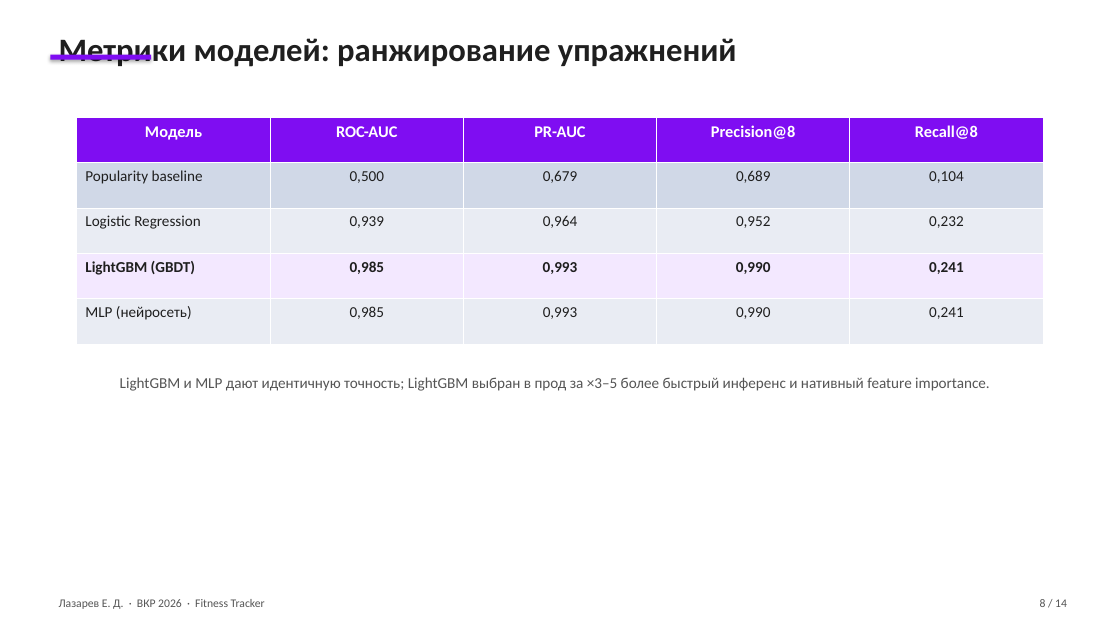
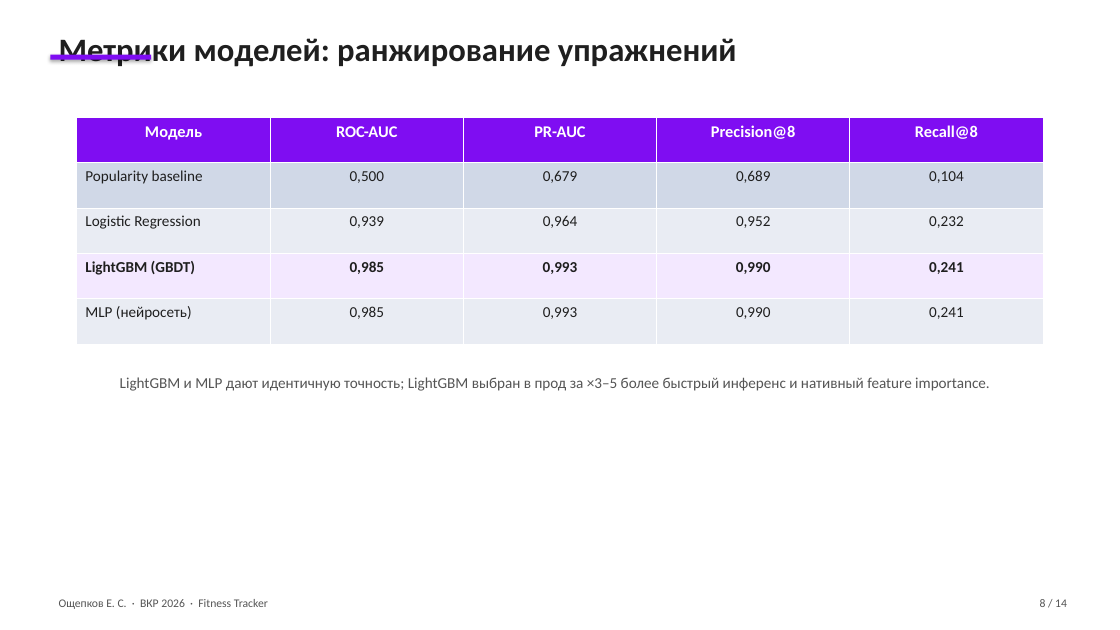
Before and after one commit to geox55/fitness-tracker, a slide deck: slide 8 of docs/thesis/presentation-egor.pptx. Drawn at 1120x630 pixels with LibreOffice and Linux fonts; fonts in the diff are those of the drawing. Boxes give left, top, right and bottom in pixels: in the first picture for what was removed or moved away, otherwise in the second. Text is boxed around its words. In the diff, an @@ line names an element or a change of style, - is before the commit and + after.

Commit message:
docs(thesis): титул на 1 страницу + Егор → Ощепков Егор Сергеевич
Титульный лист переделан с одинарным интервалом и шрифтом 12pt
(16pt только для темы) — теперь гарантированно помещается на A4
с двумя новыми строками (программа + руководитель). Использован
space_before в pt вместо пустых параграфов.

ФИО Егора:
- Лазарев Егор Дмитриевич → Ощепков Егор Сергеевич
- В упоминаниях соавтора в дипломе Маши: Лазарева Е. Д. → Ощепкова Е. С.
- Footer в pptx: Лазарев Е. Д. → Ощепков Е. С.

Научный руководитель Егора: Агафонов А. Л. (как у Маши).

```diff
--- a/docs/thesis/presentation-egor.pptx
+++ b/docs/thesis/presentation-egor.pptx
@@ text at bbox=[59, 599, 268, 609]: text changed @@
-Лазарев Е. Д. · ВКР 2026 · Fitness Tracker
+Ощепков Е. С. · ВКР 2026 · Fitness Tracker
```
Also in this commit, not shown: 13 other slides changed, 5 other files.
